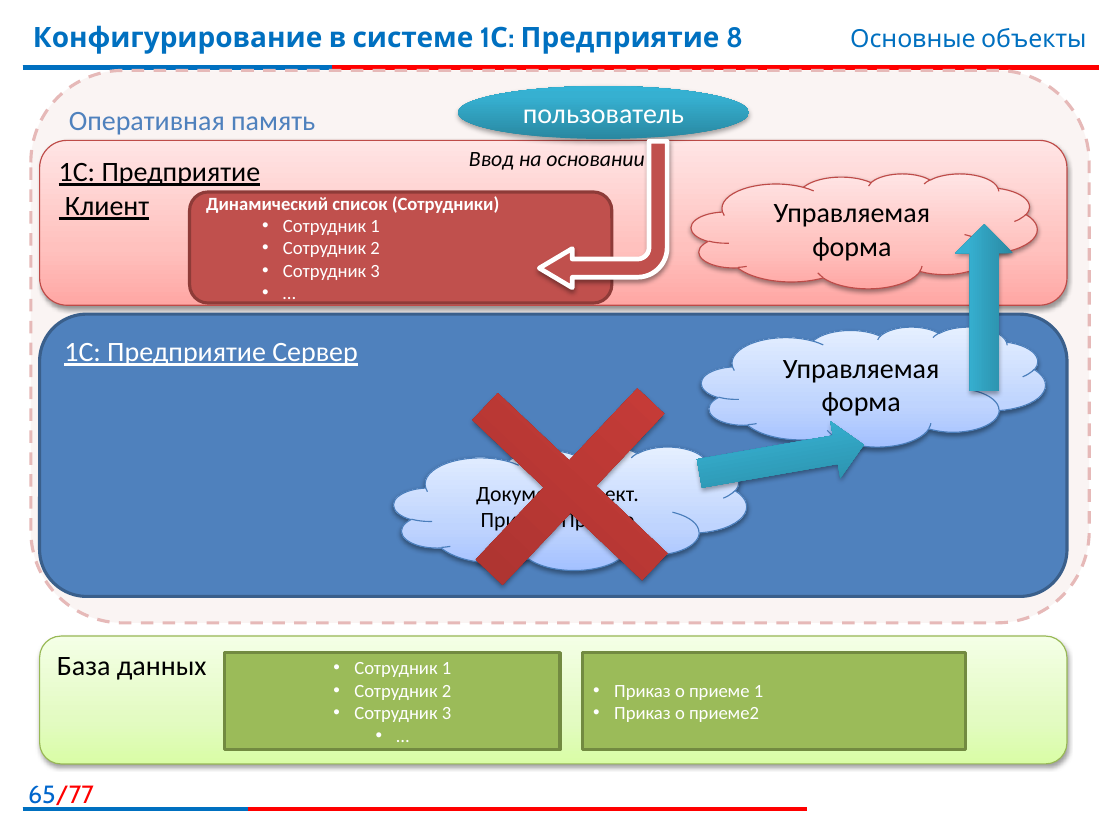
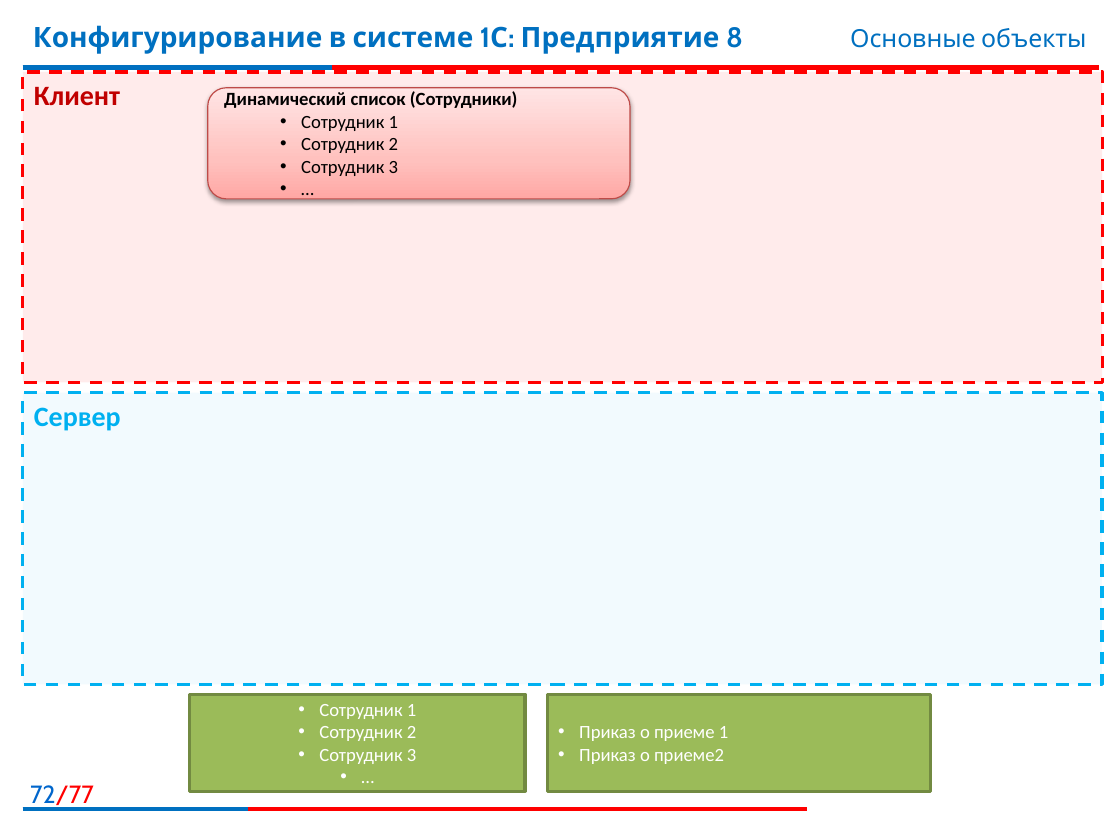
Before and after one commit to bestteacher-1c/documents_compl_kurs, a slide deck: slide 72 of Занятие_04/Иллюстрации4.pptx (slide 65 before the commit). Drawn at 1120x840 pixels with LibreOffice and Linux fonts; fonts in the diff are those of the drawing; background and template pictures are left out. Boxes give left, top, right and bottom in pixels: in the first picture for what was removed or moved away, otherwise in the second. Text is boxed around its words. In the diff, an @@ line names an element or a change of style, - is before the commit and + after.

```diff
--- a/Занятие_04/Иллюстрации4.pptx
+++ b/Занятие_04/Иллюстрации4.pptx
@@ rectangle "Клиент": place and size @@
-rectangle "Клиент" at <box>39,140,1066,305</box>
+rectangle "Клиент" at <box>22,72,1102,382</box>
@@ rectangle "Клиент" at <box>22,72,1102,382</box>: rounded rectangle to rectangle; fill gradient #FFA6A5 to #FFC0BF to #FFE7E7 to #FF0000 at 8% opacity; outline #BF4C48 0.75 pt to #FF0000 2 pt dashed; shadow off @@
@@ rounded rectangle removed at <box>31,71,1090,623</box> @@
-Оперативная память
@@ text in rectangle at <box>34,87,120,106</box>: text changed; text colour #000000 to #C00000; bold on @@
-1С: Предприятие
-Клиент
+Клиент
@@ rounded rectangle "Динамический список (Сотрудники)": place and size @@
-rounded rectangle "Динамический список (Сотрудники)" at <box>189,192,612,302</box>
+rounded rectangle "Динамический список (Сотрудники)" at <box>207,87,629,198</box>
@@ rounded rectangle "Динамический список (Сотрудники)" at <box>207,87,629,198</box>: text colour #FFFFFF to #000000; fill #C0504D to gradient #FFA6A5 to #FFC0BF to #FFE7E7; outline #8E3B39 2 pt to #BF4C48 0.75 pt; shadow on @@
@@ ellipse removed at <box>458,86,749,139</box> @@
-пользователь
@@ bent arrow removed at <box>540,141,668,288</box> @@
@@ text removed at <box>469,152,644,170</box> @@
-Ввод на основании
@@ cloud removed at <box>691,174,1037,289</box> @@
-Управляемая форма
@@ right arrow removed at <box>955,225,1013,391</box> @@
@@ plus sign removed at <box>344,262,795,712</box> @@
@@ rounded rectangle removed at <box>39,315,1066,597</box> @@
-1С: Предприятие Сервер
@@ cloud removed at <box>701,327,1045,447</box> @@
-Управляемая форма
@@ rectangle added at <box>22,392,1102,684</box>, fill #00B0F0 at 5% opacity, outline #00B0F0 2 pt dashed, 18 pt, text #00B0F0, bold @@
+Сервер
@@ right arrow removed at <box>694,416,868,502</box> @@
@@ cloud removed at <box>394,447,747,570</box> @@
-ДокументОбъект.
-ПриказОПриеме
@@ rounded rectangle removed at <box>39,636,1066,764</box> @@
-База данных
@@ rectangle "Сотрудник 1": place and size @@
-rectangle "Сотрудник 1" at <box>225,653,560,750</box>
+rectangle "Сотрудник 1" at <box>189,694,524,792</box>
@@ rectangle "Приказ о приеме 1": place and size @@
-rectangle "Приказ о приеме 1" at <box>582,653,965,750</box>
+rectangle "Приказ о приеме 1" at <box>548,694,931,792</box>
@@ page number at <box>30,785,94,808</box>: text changed @@
-65/77
+72/77
```
Also in this commit, not shown: 19 other slides changed, 30 slides added, 28 slides removed, 9 other files.
